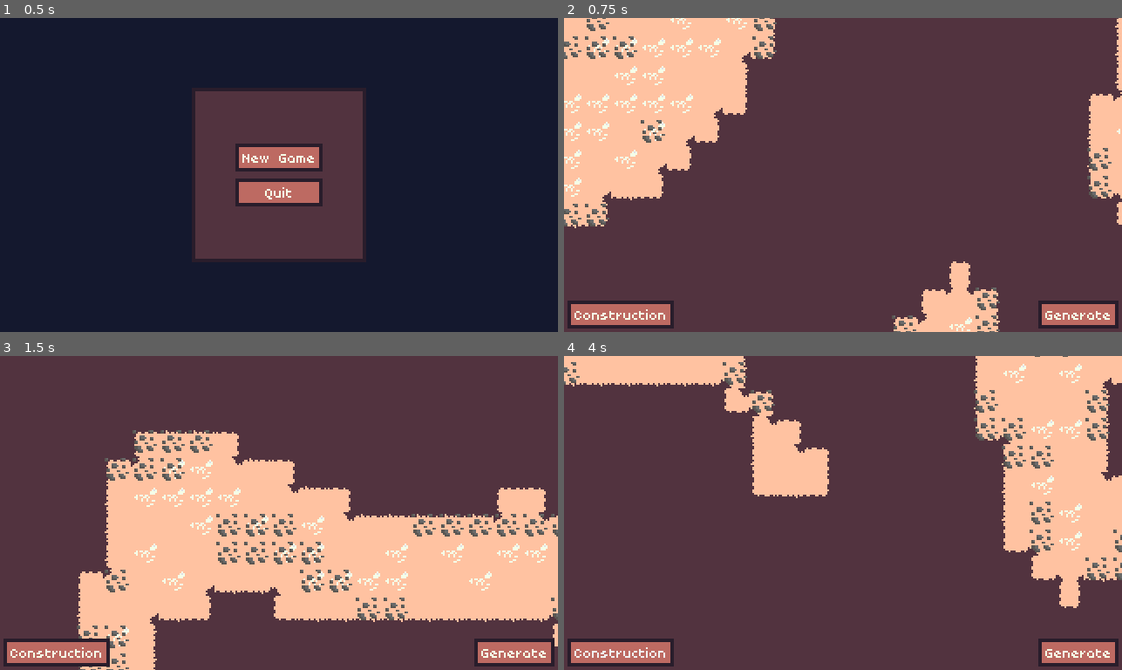
Above: before the commit, frames 1-4 (two rows, left to right).
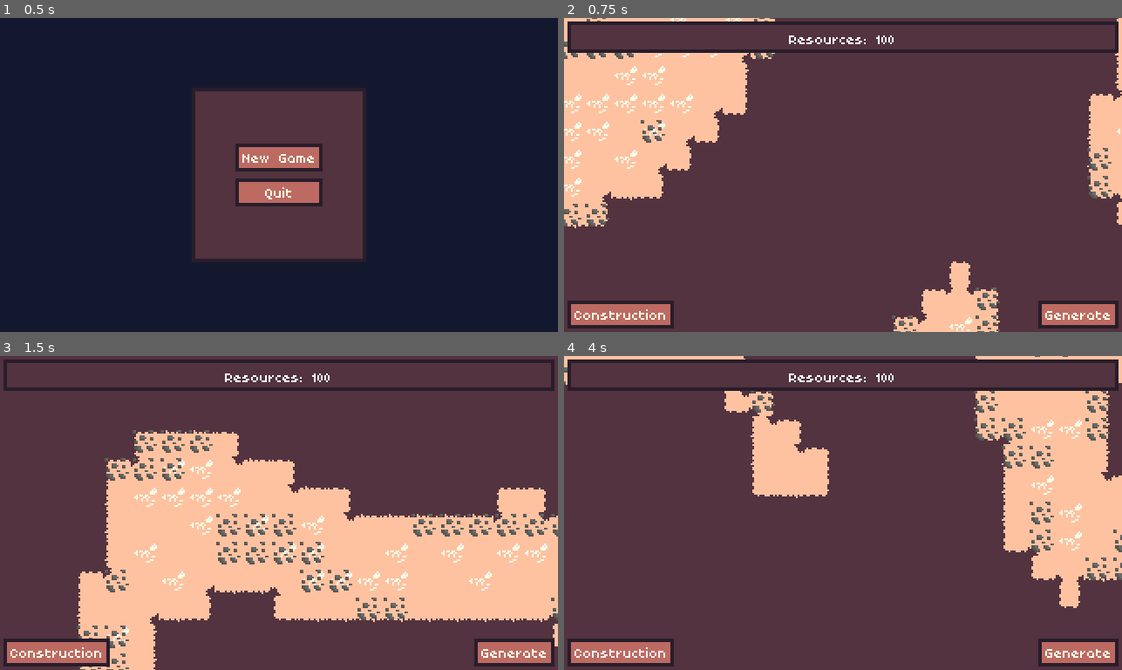
Above: after the commit, the same moments.

Repository: Byteron/floating-islands
Game: Godot game, scene res://source/menu/TitleScreen.tscn
Two runs of this game, one before a commit and one after it. Both use one fixed random seed, a clock stepped at 60 frames per second and the inputs below.
Inputs (mouse positions are in pixels of both pictures, inside the frame that each line leads up to):
- Up to frame 1 (0.5 s): no input
- Up to frame 2 (0.75 s): click "New Game" at 0.5 s
- Up to frame 3 (1.5 s): click "Generate" at 1.25 s
- Up to frame 4 (4 s): click "Construction" at 2 s; tap Enter at 2.75 s; move the mouse to (965, 497) at 2.77 s; press the mouse at (965, 497) at 2.78 s; hold Right (ui_right) 2.78-3.53 s; move the mouse to (731, 528) at 3.52 s; release the mouse at (731, 528) at 3.53 s; hold Down (ui_down) from 3.53 s (still down); right-click (731, 528) at 3.6 s

Frame 1 is identical in both runs. In frame 2, 5.3% of the frame differs, in the area x 0-100%, y 1-12%; in frame 3, 2.5%; in frame 4, 6.5%.

Commit message:
added player and player panel to hud

Diff:
--- a/project.godot
+++ b/project.godot
@@ -39,6 +39,11 @@
 "language": "GDScript",
 "path": "res://source/game/map/Map.gd"
 }, {
+"base": "Node",
+"class": "Player",
+"language": "GDScript",
+"path": "res://source/player/Player.gd"
+}, {
 "base": "Object",
 "class": "Tile",
 "language": "GDScript",
@@ -61,6 +66,7 @@
 "Interface": "",
 "Isle": "",
 "Map": "",
+"Player": "",
 "Tile": "",
 "TileHighlighter": "",
 "TileSelector": ""
--- a/source/game/Game.gd
+++ b/source/game/Game.gd
@@ -1,4 +1,6 @@
 extends Node2D
+
+onready var player := $Player as Player
 
 onready var map := $Map as Map
 onready var interface := $Interface as Interface
@@ -13,6 +15,9 @@
 	if event.is_action_pressed("RMB"):
 		interface.clear_highlights()
 
+func _ready() -> void:
+	interface.update_player(player)
+
 func place_construction(data: ConstructionData):
 	var tile_selector := map.new_tile_selector()
 	yield(tile_selector, "tile_selected")
--- a/source/game/Game.tscn
+++ b/source/game/Game.tscn
@@ -1,9 +1,10 @@
-[gd_scene load_steps=5 format=2]
+[gd_scene load_steps=6 format=2]
 
 [ext_resource path="res://source/game/map/Map.tscn" type="PackedScene" id=1]
 [ext_resource path="res://source/camera/GameCam.tscn" type="PackedScene" id=2]
 [ext_resource path="res://source/game/interface/Interface.tscn" type="PackedScene" id=3]
 [ext_resource path="res://source/game/Game.gd" type="Script" id=4]
+[ext_resource path="res://source/player/Player.tscn" type="PackedScene" id=5]
 
 [node name="Game" type="Node2D" groups=[
 "Game",
@@ -22,6 +23,8 @@
 "_edit_use_anchors_": false
 }
 
+[node name="Player" parent="." instance=ExtResource( 5 )]
+
 [node name="Map" parent="." instance=ExtResource( 1 )]
 size = Vector2( 200, 200 )
 min_isle_size = 12
--- a/source/game/interface/Interface.gd
+++ b/source/game/interface/Interface.gd
@@ -1,11 +1,16 @@
 extends CanvasLayer
 class_name Interface
 
+onready var construction_buttons := $HUD/ConstuctionButtons
 onready var highlight_container := $HighlightContainer as Control
-onready var constructions := $HUD/Constuctions
+
+onready var resource_label := $HUD/Panel/MarginContainer/CenterContainer/HBoxContainer/ResourceLabel as Label
 
 func _ready() -> void:
 	_add_construction_buttons()
+
+func update_player(player: Player):
+	resource_label.text = "Resources: %d" % player.resources
 
 func _add_construction_buttons():
 	for key in Global.constructions:
@@ -14,7 +19,7 @@
 		button.name = c.name
 		button.text = c.name
 		button.connect("pressed", self, "_on_ConstructionButton_pressed", [ c ])
-		constructions.add_child(button)
+		construction_buttons.add_child(button)
 
 func highlight_lands(tiles: Array):
 	clear_highlights()
--- a/source/game/interface/Interface.tscn
+++ b/source/game/interface/Interface.tscn
@@ -32,7 +32,7 @@
 "_edit_use_anchors_": false
 }
 
-[node name="Constuctions" type="HBoxContainer" parent="HUD"]
+[node name="ConstuctionButtons" type="HBoxContainer" parent="HUD"]
 anchor_top = 1.0
 anchor_bottom = 1.0
 margin_left = 2.0
@@ -44,4 +44,43 @@
 __meta__ = {
 "_edit_use_anchors_": false
 }
+
+[node name="Panel" type="Panel" parent="HUD"]
+anchor_right = 1.0
+margin_left = 2.0
+margin_top = 2.0
+margin_right = -2.0
+margin_bottom = 20.0
+theme = ExtResource( 2 )
+__meta__ = {
+"_edit_use_anchors_": false
+}
+
+[node name="MarginContainer" type="MarginContainer" parent="HUD/Panel"]
+anchor_right = 1.0
+anchor_bottom = 1.0
+custom_constants/margin_right = 2
+custom_constants/margin_top = 0
+custom_constants/margin_left = 2
+custom_constants/margin_bottom = 2
+__meta__ = {
+"_edit_use_anchors_": false
+}
+
+[node name="CenterContainer" type="CenterContainer" parent="HUD/Panel/MarginContainer"]
+margin_left = 2.0
+margin_right = 314.0
+margin_bottom = 16.0
+__meta__ = {
+"_edit_use_anchors_": false
+}
+
+[node name="HBoxContainer" type="HBoxContainer" parent="HUD/Panel/MarginContainer/CenterContainer"]
+margin_left = 156.0
+margin_top = 2.0
+margin_right = 156.0
+margin_bottom = 14.0
+
+[node name="ResourceLabel" type="Label" parent="HUD/Panel/MarginContainer/CenterContainer/HBoxContainer"]
+margin_bottom = 12.0
 [connection signal="pressed" from="HUD/Generate" to="." method="_on_Generate_pressed"]
--- /dev/null
+++ b/source/player/Player.gd
@@ -0,0 +1,9 @@
+extends Node
+class_name Player
+
+var resources := 0
+
+export var start_resources := 100
+
+func _ready() -> void:
+	resources = start_resources
--- /dev/null
+++ b/source/player/Player.tscn
@@ -0,0 +1,8 @@
+[gd_scene load_steps=2 format=2]
+
+[ext_resource path="res://source/player/Player.gd" type="Script" id=1]
+
+[node name="Player" type="Node" groups=[
+"Player",
+]]
+script = ExtResource( 1 )
